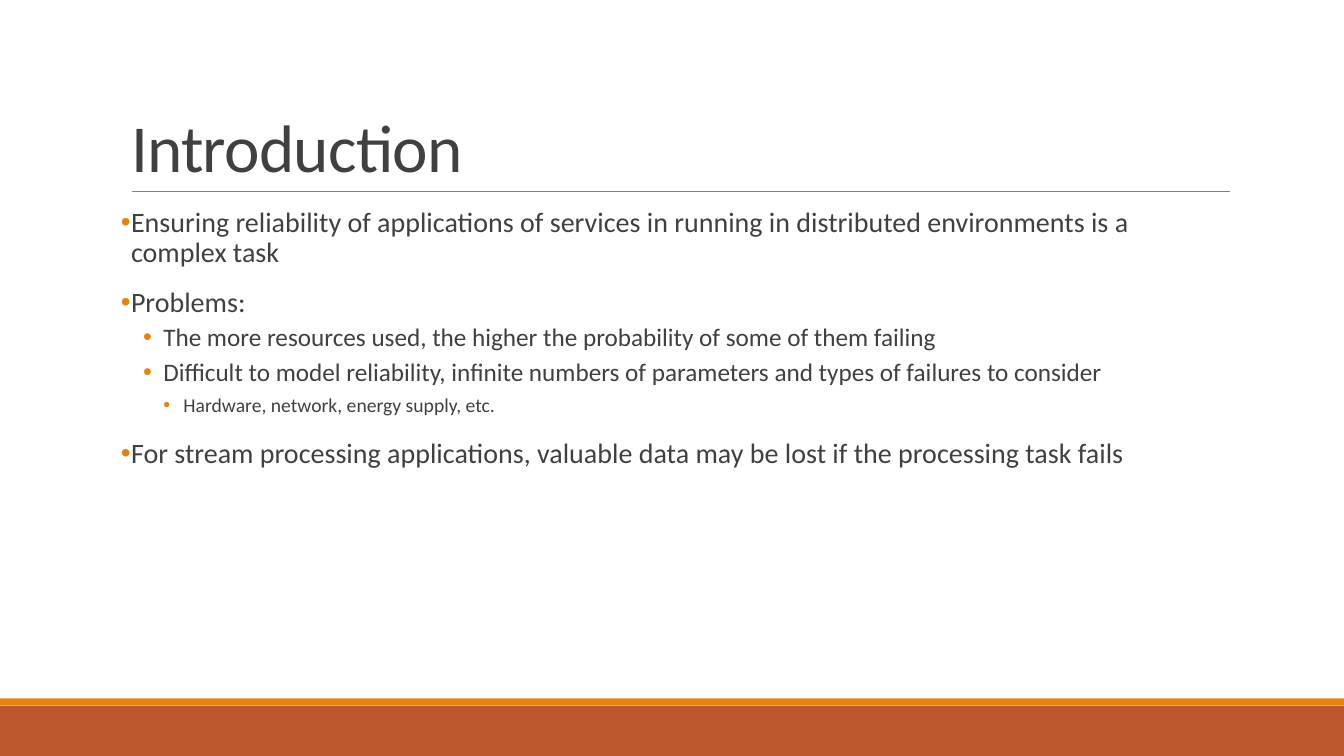
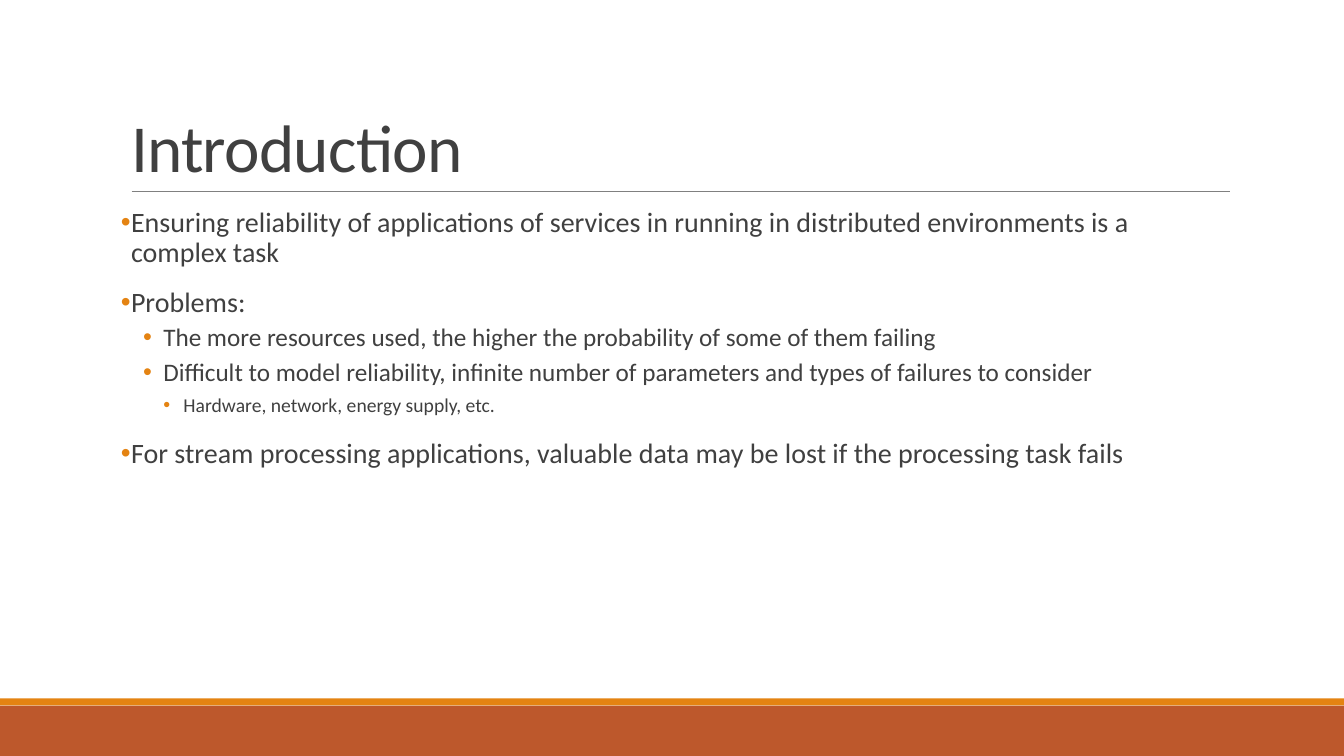
Before and after one commit to PStahl/master_thesis, a slide deck: slide 3 of presentation/presentation.pptx. Drawn at 1344x756 pixels with LibreOffice and Linux fonts; fonts in the diff are those of the drawing. Boxes give left, top, right and bottom in pixels: in the first picture for what was removed or moved away, otherwise in the second. Text is boxed around its words. In the diff, an @@ line names an element or a change of style, - is before the commit and + after.

```diff
--- a/presentation/presentation.pptx
+++ b/presentation/presentation.pptx
@@ text at <box>163,363,1092,385</box>: text changed @@
-  • Difficult to model reliability, infinite numbers of parameters and types of failures to consider
+  • Difficult to model reliability, infinite number of parameters and types of failures to consider
```
Also in this commit, not shown: 6 other slides changed, 2 slides added.
